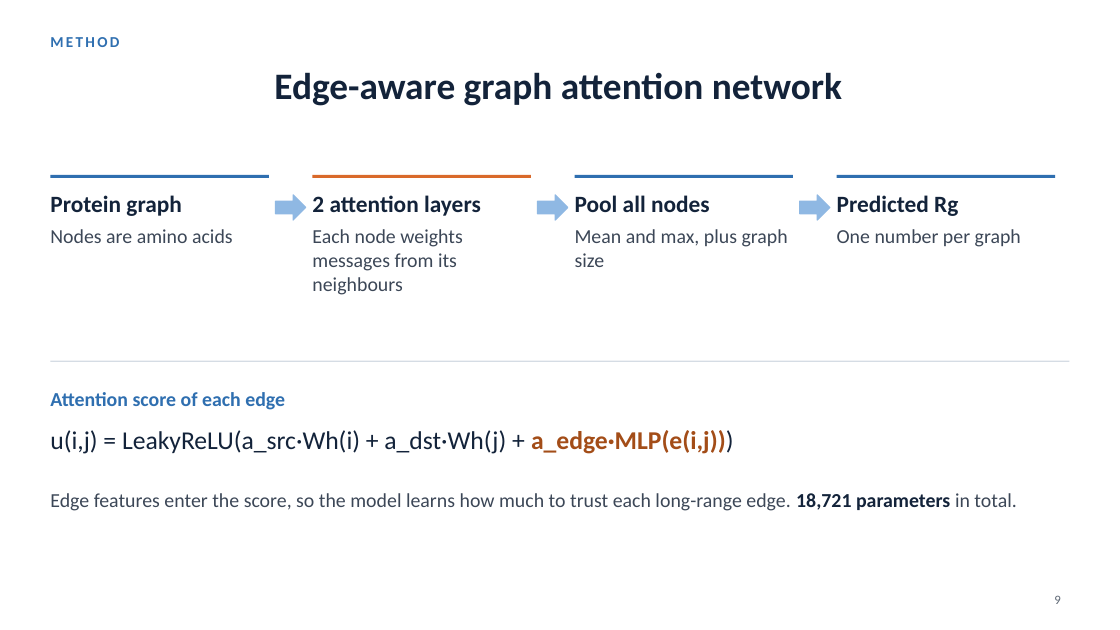
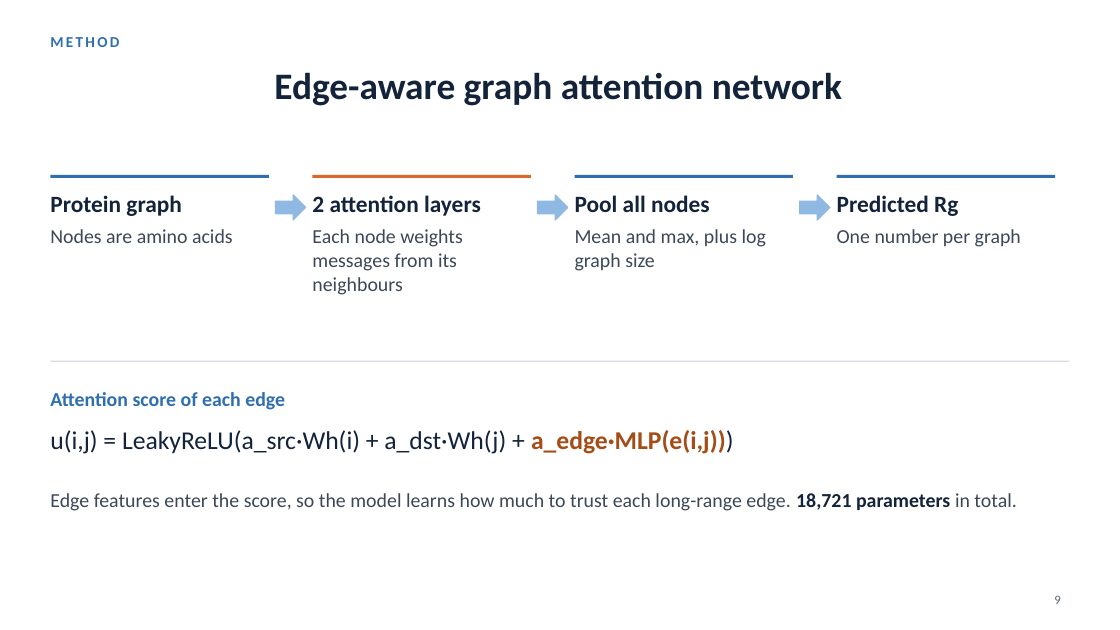
Before and after one commit to Andychung1229/claudev2, a slide deck: slide 9 of comp5222-presentation/ContactGAT_talk.pptx. Drawn at 1120x630 pixels with LibreOffice and Linux fonts; fonts in the diff are those of the drawing. Boxes give left, top, right and bottom in pixels: in the first picture for what was removed or moved away, otherwise in the second. Text is boxed around its words. In the diff, an @@ line names an element or a change of style, - is before the commit and + after.

Commit message:
Polish graph presentation and add future research directions

```diff
--- a/comp5222-presentation/ContactGAT_talk.pptx
+++ b/comp5222-presentation/ContactGAT_talk.pptx
@@ text at (575, 229, 766, 271): text changed @@
-Mean and max, plus graph size
+Mean and max, plus log graph size
```
Also in this commit, not shown: 6 other slides changed, 2 other files.
